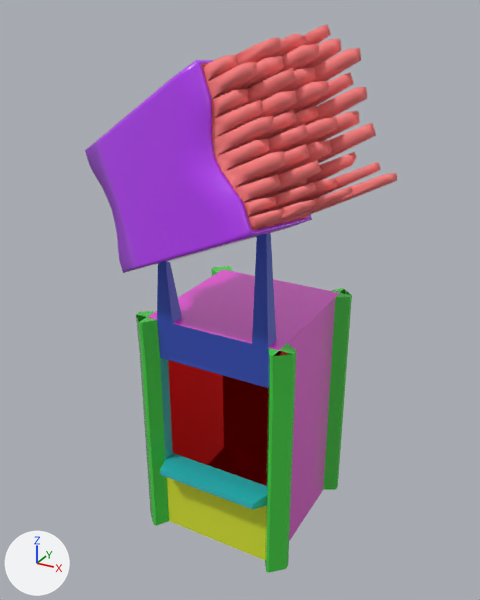
Two versions of the FBX model Assets/Packed_Assets/Harm_Mik_Assets/Booths/Fries/FBot_low.fbx, one commit apart.
Rendered twice from a 50 mm camera at (4.05, -7.52, 5.51) aimed at (0.08, -0.32, 1.91). Every picture has the same lights, and +X, +Y and +Z are marked at lower left. Where no turn or scale is listed for an object, it has been applied to the vertices. Vertices at the same position are counted once.

Names of what the first picture shows: 'Fries_low', 'FryBooth_low'.
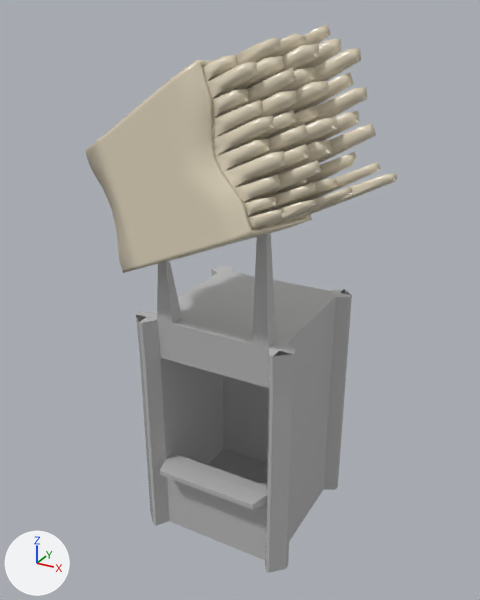
What differs and where, as boxes (x1, y1, x2, y2) in the pictures (480 x 600 px):
part 1 of me_mesh_001, recoloured: (201, 24, 397, 231) in both
part 2 of me_mesh_001, recoloured (purple to grey): (85, 60, 312, 273) in both
part 3 of me_mesh, recoloured (green to grey): (136, 266, 352, 573) in both
part 4 of me_mesh, recoloured (pink to grey): (148, 270, 339, 541) in both
part 5 of me_mesh, recoloured (blue to grey): (157, 233, 276, 388) in both
part 6 of me_mesh, recoloured (yellow to grey): (167, 478, 266, 560) in both
part 7 of me_mesh, recoloured (cyan to grey): (160, 358, 266, 509) in both
part 8 of me_mesh, recoloured (red to grey): (168, 351, 287, 486) in both

What the commit changed:
Material 'default' (mat_default) is new.
Its base color is (0.5, 0.5, 0.5) (grey #bcbcbc).
Its roughness is 0.0.
Material 'D2' (mat_d2) is new.
Its base color is (0.734, 0.655, 0.5) (light grey #ded4bc).
Its roughness is 0.256.
me_mesh has 212 vertices, 209 faces and spans x -1.17..1.19, y -1.25..1.22, z -2.14..3.04.
me_mesh is used by ob_frybooth_low; location (-0.02, 0.05, 0.34).
me_mesh part 3: all 97 faces that had it switch from mat_post_id (green #47d247) to mat_default (grey #bcbcbc).
me_mesh part 4: all 48 faces that had it switch from mat_basic_id (pink #f12edb) to mat_default (grey #bcbcbc).
me_mesh part 5: all 13 faces that had it switch from mat_top_id (blue #3851bd) to mat_default (grey #bcbcbc).
me_mesh part 6: all 3 faces that had it switch from mat_bottem_id (yellow #dbe62e) to mat_default (grey #bcbcbc).
me_mesh part 7: all 19 faces that had it switch from mat_window_id (cyan #2ad7da) to mat_default (grey #bcbcbc).
me_mesh part 8: all 29 faces that had it switch from mat_interior_id (red #be0000) to mat_default (grey #bcbcbc).
me_mesh_001 has 2137 vertices, 4270 faces and spans x -1.75..2.3, y -1.81..-0.06, z 2.37..5.37.
me_mesh_001 is used by ob_fries_low; location (0.0, 0.0, 0.0).
me_mesh_001 part 1: all 3838 faces that had it switch from mat_ticket_id (red #ff7c7c) to mat_d2 (light grey #ded3bc).
me_mesh_001 part 2: all 432 faces that had it switch from mat_lips_id (purple #b92eff) to mat_d2 (light grey #ded3bc).
